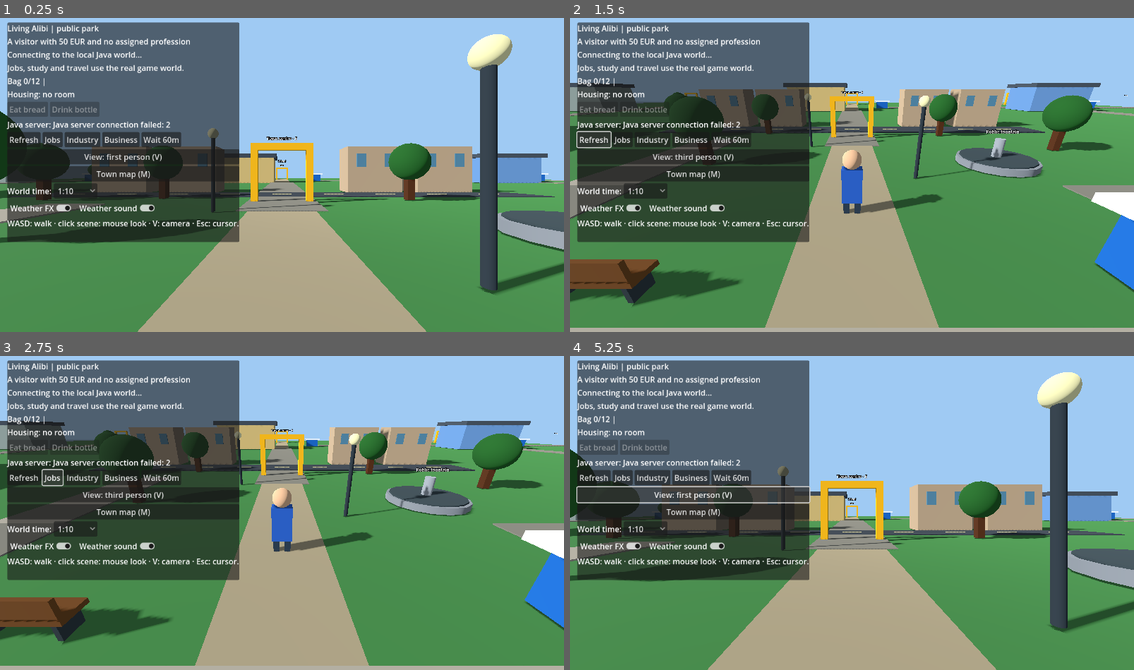
Above: before the commit, frames 1-4 (two rows, left to right).
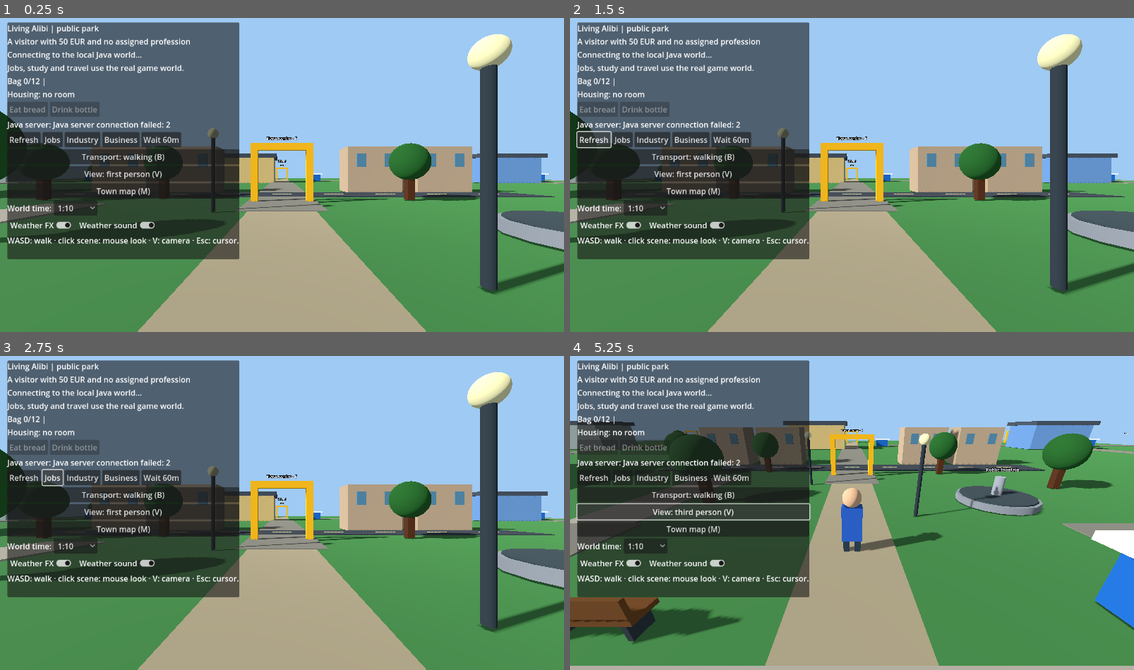
Above: after the commit, the same moments.

Repository: holovin777/living-alibi
Game: Godot game, scene res://scenes/park.tscn
Two runs of this game, one before a commit and one after it. Both use one fixed random seed, a clock stepped at 60 frames per second and the inputs below.
Inputs (mouse positions are in pixels of both pictures, inside the frame that each line leads up to):
- Up to frame 1 (0.25 s): no input
- Up to frame 2 (1.5 s): click (694, 156) at 0.5 s, where only the run after the commit has a clickable "Transport: walking (B)"; click "Refresh" at 1.25 s
- Up to frame 3 (2.75 s): click "Jobs" at 2 s
- Up to frame 4 (5.25 s): click "Industry" at 2.75 s; click "Business" at 3.5 s; click "Wait 60m" at 4.25 s; click "View: third person (V)" (after the commit: "View: first person (V)") at 5 s

The runs differ from the first frame. In frame 1, 4.8% of the frame differs, in the area x 1-43%, y 43-77%; in frame 2, 46%; in frame 3, 46%; in frame 4, 47%, in the area x 0-100%, y 5-100%.

Commit message:
feat: persistent bicycle ownership and cycling travel; update farm career tests

Diff:
--- a/godot/examples/WorldApi.gd
+++ b/godot/examples/WorldApi.gd
@@ -86,6 +86,12 @@
 
 func speak_to(resident_id: String, message: String) -> void:
     _send("/actions/speak", HTTPClient.METHOD_POST, {"residentId": resident_id, "message": message})
+
+func buy_bicycle() -> void:
+    _send("/actions/buy-bicycle",HTTPClient.METHOD_POST,{})
+
+func transport_mode(mode: String) -> void:
+    _send("/actions/transport",HTTPClient.METHOD_POST,{"mode":mode})
 
 func go_to(destination: String) -> void:
     _send("/actions/go", HTTPClient.METHOD_POST, {"destination": destination})
--- a/godot/scripts/ParkDemo.gd
+++ b/godot/scripts/ParkDemo.gd
@@ -8,6 +8,7 @@
 const KIOSK_POSITION := Vector3(7.0, 0.0, 3.0)
 const INTERACTION_RADIUS := 3.5
 const WALK_SPEED := 4.5
+const CYCLE_SPEED := 8.0
 const WALKER_RADIUS := 0.32
 const COLLISION_STEP := 0.12
 const ROAD_EDGE := 24.0
@@ -65,6 +66,7 @@
 var _message: Label
 var _hint: Label
 var _view_button: Button
+var _transport_button: Button
 var _jobs: Label
 var _bag_label: Label
 var _housing_label: Label
@@ -119,7 +121,7 @@
         # The Java world controls district transitions; this is local preview walking.
         var relative_motion := Basis(Vector3.UP, _view_yaw) * direction.normalized()
         _avatar.position = _move_on_ground(_avatar.position,
-                relative_motion * delta * WALK_SPEED, WALKER_RADIUS, true)
+                relative_motion * delta * _movement_speed(), WALKER_RADIUS, true)
         _follow_player()
         _try_road_crossing(relative_motion)
 
@@ -173,6 +175,9 @@
         elif event.keycode == KEY_M:
             _toggle_map()
             get_viewport().set_input_as_handled()
+        elif event.keycode == KEY_B and not _action_panel.visible and not _travel_panel.visible and not _map_panel.visible and not _dialog_panel.visible:
+            _toggle_transport()
+            get_viewport().set_input_as_handled()
         elif event.keycode == KEY_V:
             _toggle_view_mode()
             get_viewport().set_input_as_handled()
@@ -219,6 +224,25 @@
         _action_panel.visible = false
         _follow_player()
         _message.text = "Your lease ended. Renew at reception to enter again."
+
+func _cycling() -> bool:
+    var p: Dictionary = _last_snapshot.get("player",{})
+    return bool(p.get("ownsBicycle",false)) and bool(p.get("cycling",false))
+
+func _movement_speed() -> float:
+    # A portable bicycle is carried at walking speed in the rented studio
+    # and grocery interior. No vehicle parking state is simulated yet.
+    var at := _avatar.position
+    var in_shop := _current_place == "PORTICI" and Rect2(4.4,2.15,6.1,5.7).has_point(Vector2(at.x,at.z))
+    return CYCLE_SPEED if _cycling() and not _inside_guest_room() and not in_shop else WALK_SPEED
+
+func _toggle_transport() -> void:
+    if _connected and not _api.is_busy() and bool(_last_snapshot.get("player",{}).get("ownsBicycle",false)):
+        _api.transport_mode("walk" if _cycling() else "cycle")
+
+func _buy_bicycle() -> void:
+    if _current_place == "WORKSHOP" and _near_kiosk() and _connected and not _api.is_busy():
+        _api.buy_bicycle()
 
 func _toggle_view_mode() -> void:
     _first_person = not _first_person
@@ -1131,6 +1155,9 @@
     buttons.add_child(_button("Industry", _view_industry))
     buttons.add_child(_button("Business", _view_business))
     buttons.add_child(_button("Wait 60m", _wait_one_hour))
+    _transport_button = _button("Transport: walking (B)",_toggle_transport)
+    column.add_child(_transport_button)
+    _transport_button.disabled = true
     _view_button = _button("View: first person (V)", _toggle_view_mode)
     column.add_child(_view_button)
     var map_button := Button.new()
@@ -1442,6 +1469,8 @@
                 _action_choices.add_child(_button("Apply: market assistant",
                         _apply_job.bind("shop-assistant")))
         "WORKSHOP":
+            if not bool(player.get("ownsBicycle",false)):
+                _action_choices.add_child(_button("Buy used bicycle · 45 EUR",_buy_bicycle))
             _action_choices.add_child(_button("Apply: technician",
                     _apply_job.bind("technician")))
             var business: Dictionary = _business_report
@@ -1736,6 +1765,9 @@
         str(snapshot.get("residents", []).size())
     ]
     _sync_guest_room()
+    _transport_button.text = "Transport: cycling (B)" if _cycling() else "Transport: walking (B)"
+    _transport_button.disabled = not bool(player.get("ownsBicycle",false))
+    _follow_player()
     _update_bag()
     _town_map.update_world(_current_place, _locations)
     _render_residents()
--- a/godot/tests/SceneNavigationSmoke.gd
+++ b/godot/tests/SceneNavigationSmoke.gd
@@ -191,6 +191,20 @@
             "farm district is connected with solid paddy and available job"):
         return
     world._on_world_updated(_world("PARK","Park"))
+
+    var cyclist := _world("PARK","Park")
+    cyclist["player"]["ownsBicycle"] = true
+    cyclist["player"]["cycling"] = true
+    world._on_world_updated(cyclist)
+    if not _check(world._movement_speed() == world.CYCLE_SPEED
+            and world._transport_button.text.contains("cycling"),
+            "confirmed bicycle mode speeds up local outdoor travel"):
+        return
+    cyclist["player"]["cycling"] = false
+    world._on_world_updated(cyclist)
+    if not _check(world._movement_speed() == world.WALK_SPEED,
+            "walking mode restores ordinary movement"):
+        return
 
     # Physical footprints: long steps cannot tunnel through solid objects.
     var kiosk_stop: Vector3 = world._move_on_ground(Vector3(7,0,6),
Not shown, changed: server/src/main/java/com/holovin/npclife/GameController.java
Not shown, changed: server/src/main/java/com/holovin/npclife/GameSession.java
Not shown, changed: server/src/test/java/com/holovin/npclife/GameSessionTest.java
Not shown, changed: src/main/java/com/holovin/npclife/PlayerLife.java
Not shown, added: src/main/java/com/holovin/npclife/TransportLife.java
Not shown, changed: src/main/java/com/holovin/npclife/WorldDatabase.java
Not shown, changed: src/test/java/com/holovin/npclife/CareerSmokeTest.java
